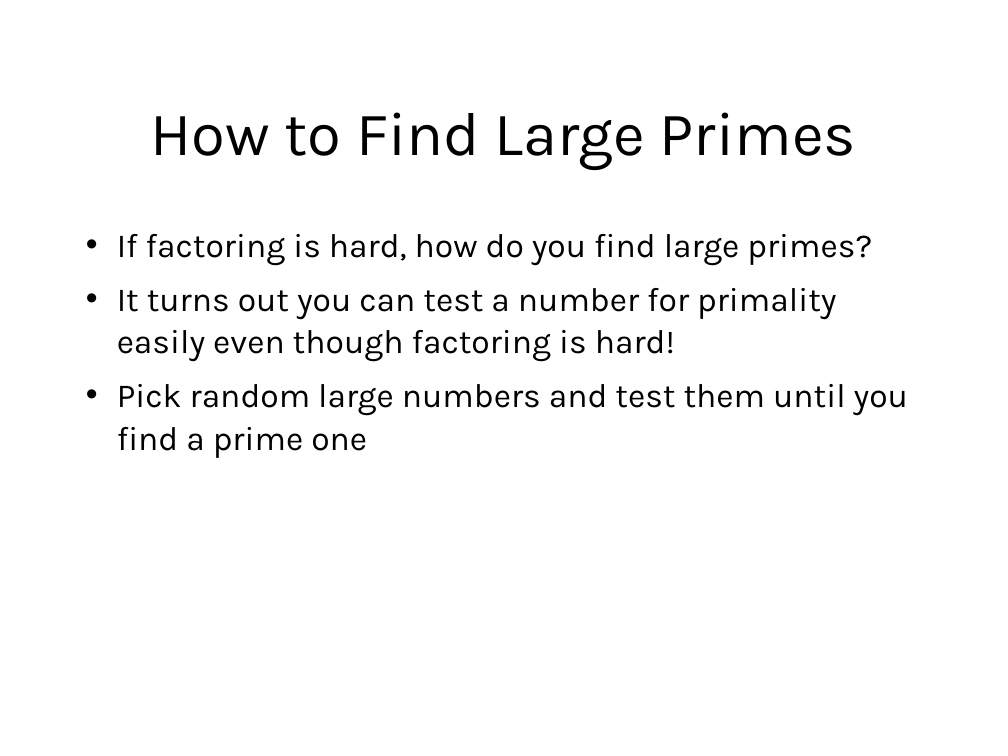
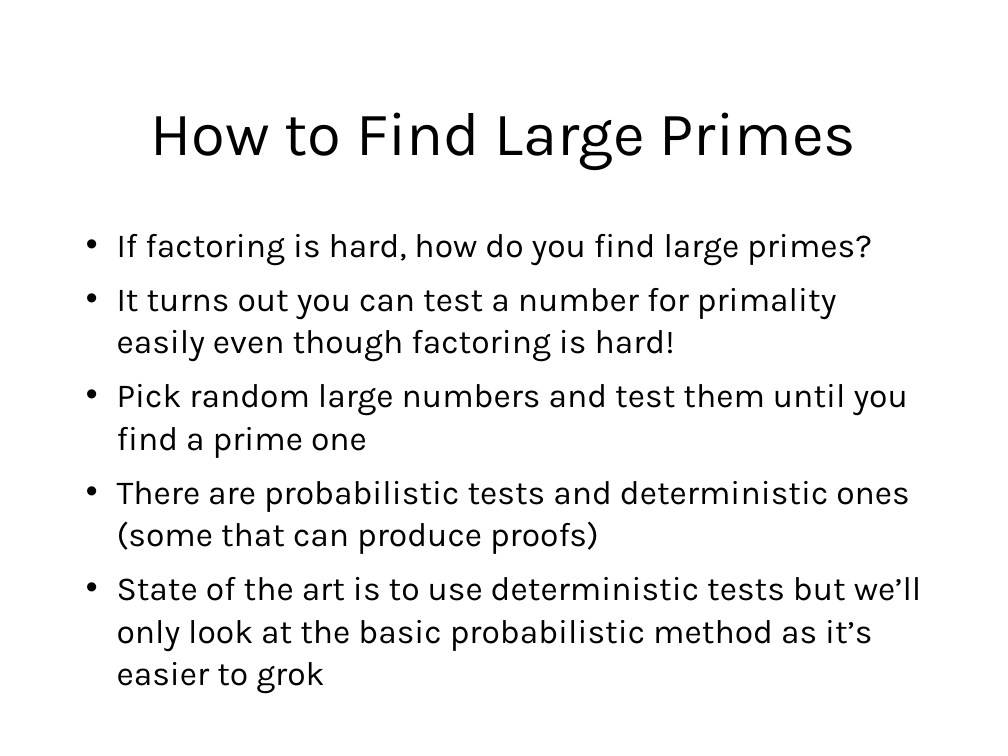
Before and after one commit to sftcd/cs7053, a slide deck: slide 118 of 2016lectures/03-crypto.ppt. Drawn at 1008x756 pixels with LibreOffice and Linux fonts; fonts in the diff are those of the drawing. Boxes give left, top, right and bottom in pixels: in the first picture for what was removed or moved away, otherwise in the second. Text is boxed around its words. In the diff, an @@ line names an element or a change of style, - is before the commit and + after.

```diff
--- a/2016lectures/03-crypto.ppt
+++ b/2016lectures/03-crypto.ppt
@@ text at (117,481,922,694): paragraphs added @@
+• There are probabilistic tests and deterministic ones (some that can produce proofs)
+• State of the art is to use deterministic tests but we’ll only look at the basic probabilistic method as it’s easier to grok
```
Also in this commit, not shown: 79 other slides changed, 2 other files.
